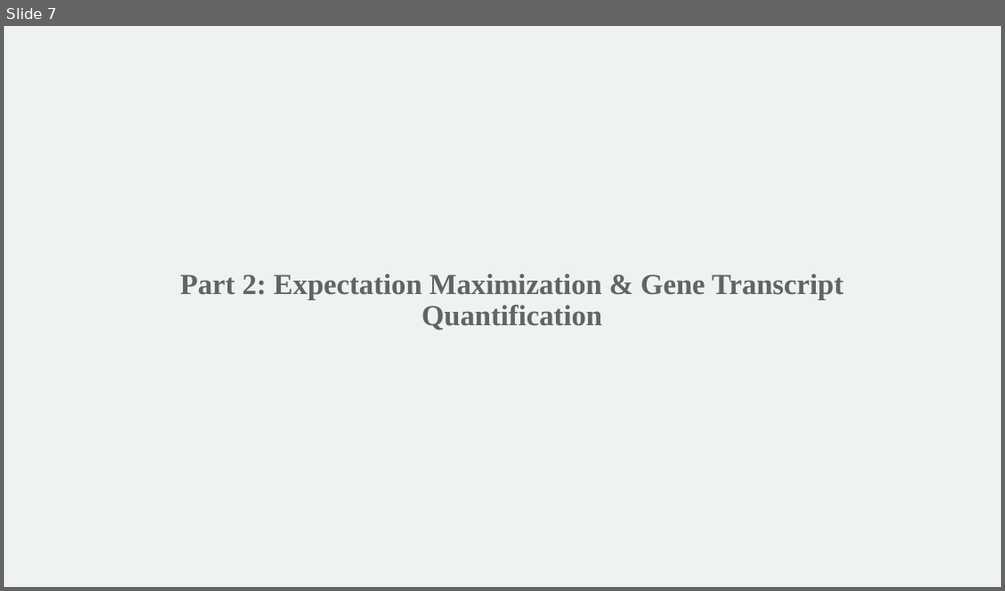
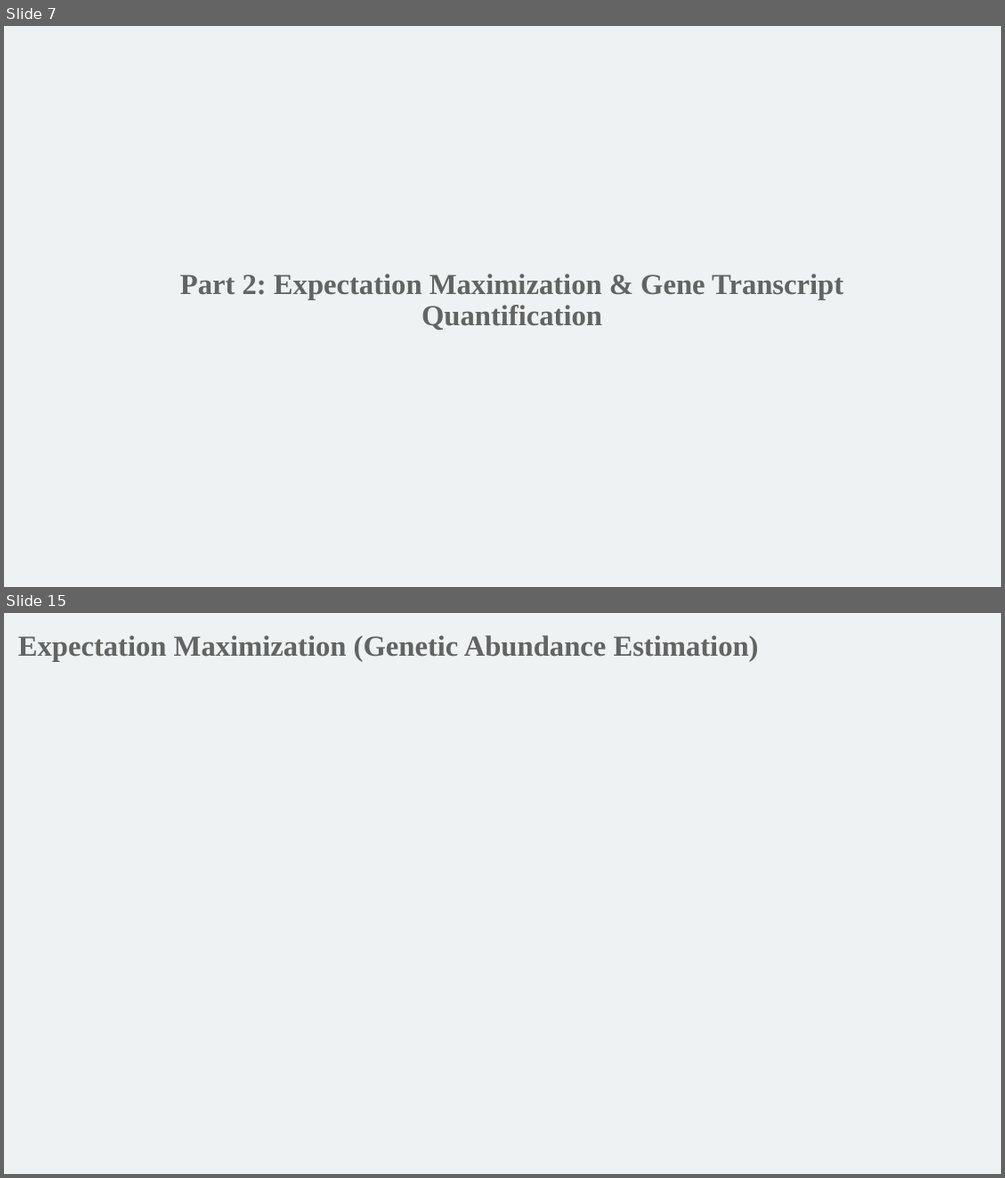
Before and after one commit to mathornton01/2022_UTSW_Lyda_Hill_Department_Advanced_NGS_Analysis_Nanocourse, a slide deck: Advanced NGS Analysis (Day 2).pptx. Shown one above the other, each under a label of ours: slide 7 before the commit, slides 7 and 15 after it; the slides between them are not shown. The pictures are 1005x591 and 1005x1178 pixels, drawn with LibreOffice and Linux fonts; fonts in the diff are those of the drawing; background and template pictures are left out. Boxes give left, top, right and bottom in pixels: in the first picture for what was removed or moved away, otherwise in the second. Text is boxed around its words. In the diff, an @@ line names an element or a change of style, - is before the commit and + after.

```diff
--- a/Advanced NGS Analysis (Day 2).pptx
+++ b/Advanced NGS Analysis (Day 2).pptx
@@ slide 15 added at bbox=[4, 613, 1001, 1174], background #EEF2F3 @@
@@ text added at bbox=[18, 635, 759, 662], 28 pt, text #626462, bold @@
+Expectation Maximization (Genetic Abundance Estimation)
```
Also in this commit, not shown: 3 slides changed, 3 other slides added, 1 other file.
